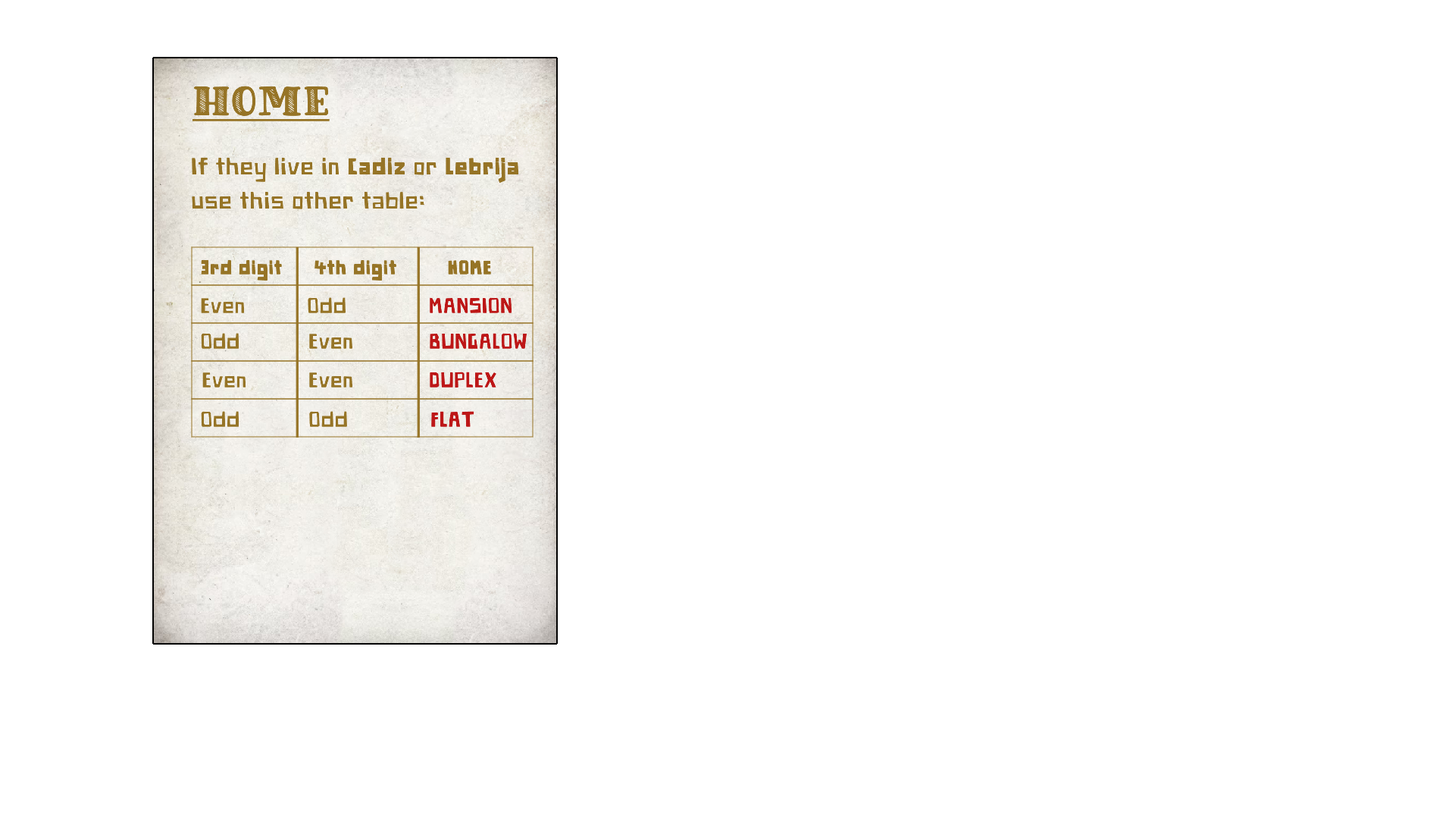
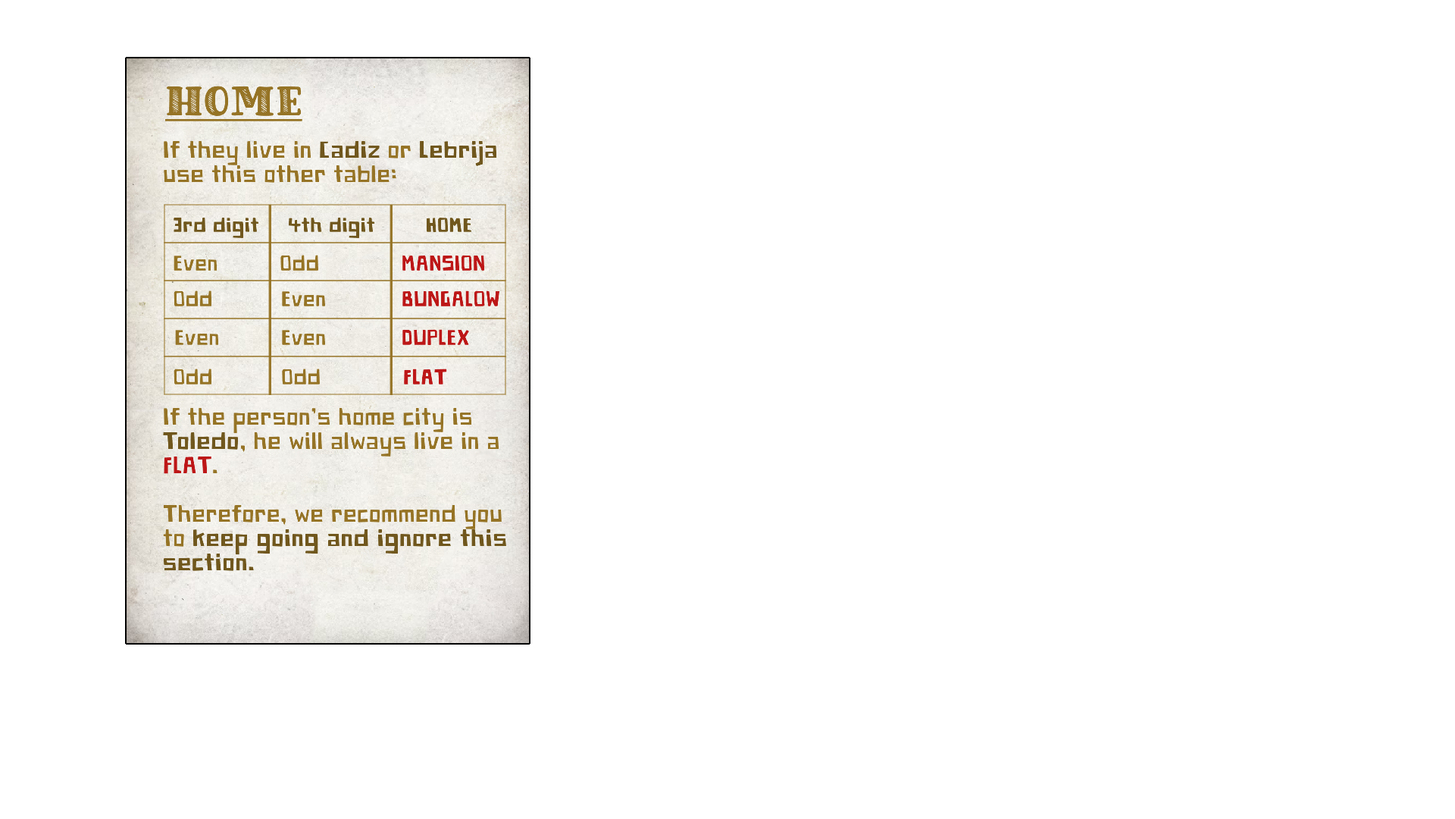
Two versions of the same layered image (1455×819). Layer-by-layer changes:
painted on "Page 3" over (x1=125, y1=56, x2=558, y2=645)
